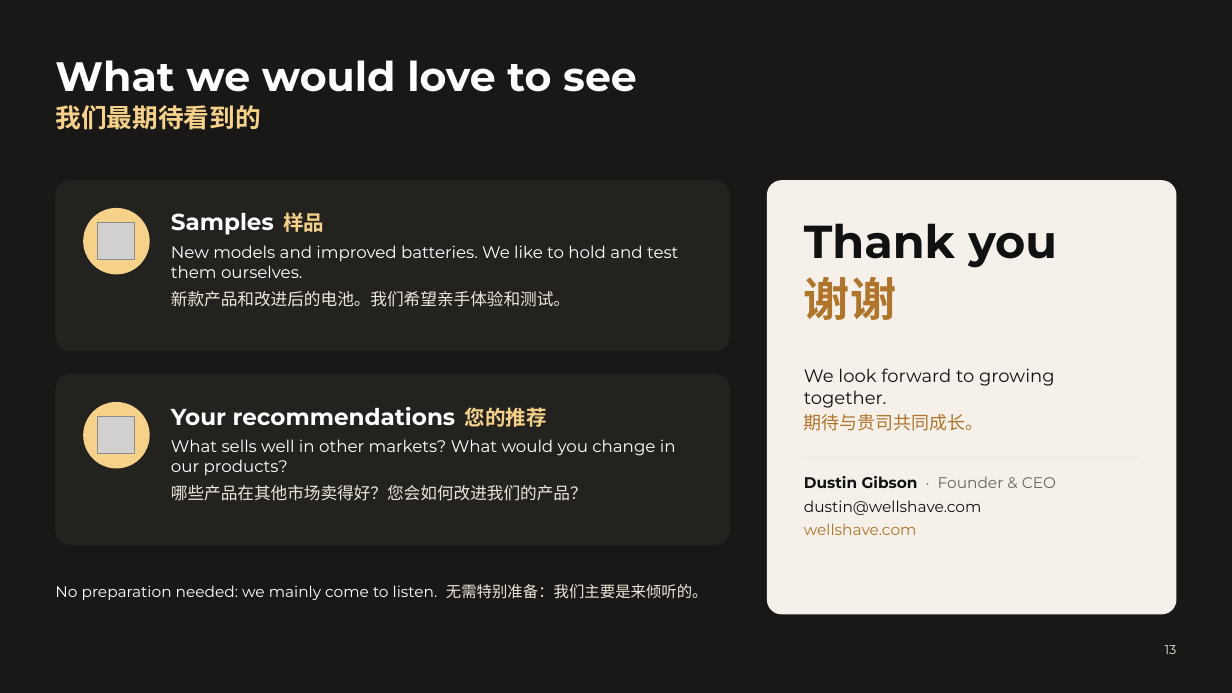
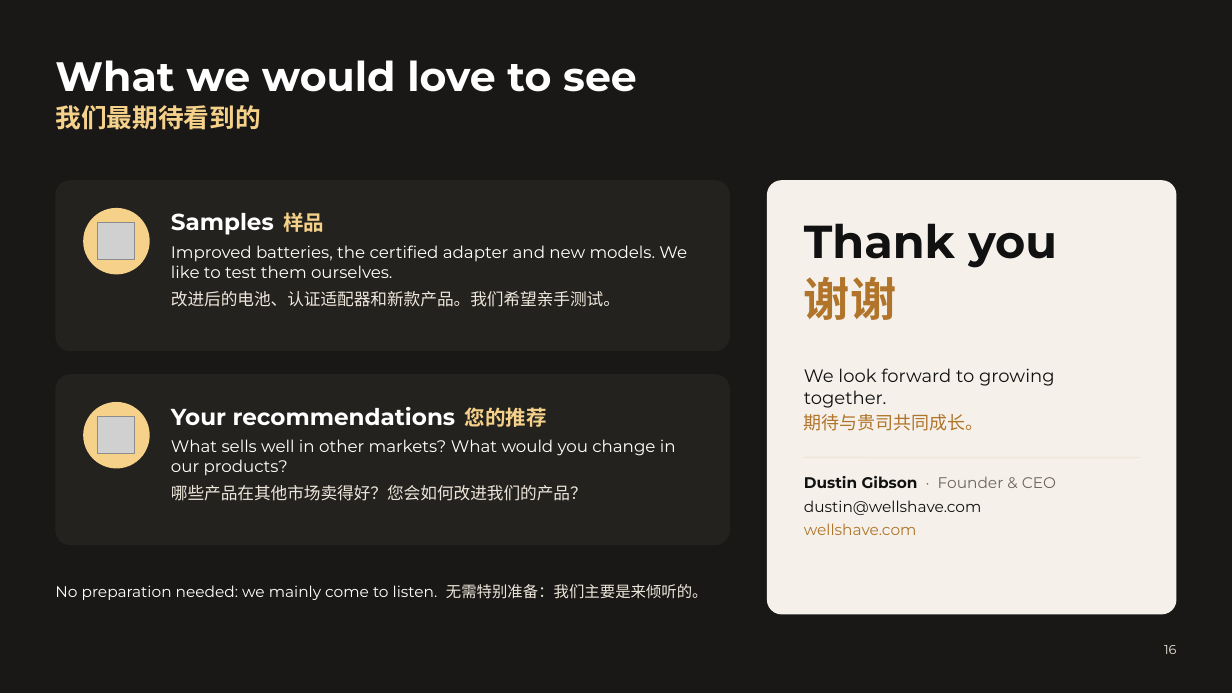
Before and after one commit to Wellshave/design, a slide deck: slide 16 of presentaties/fabrieksbezoek-china-2026/uitvoer/Wellshave_Factory_Visit_GlobalBestWay-Fanke.pptx (slide 13 before the commit). Drawn at 1232x693 pixels with LibreOffice and Linux fonts; fonts in the diff are those of the drawing; grey boxes stand for pictures; background and template pictures are left out. Boxes give left, top, right and bottom in pixels: in the first picture for what was removed or moved away, otherwise in the second. Text is boxed around its words. In the diff, an @@ line names an element or a change of style, - is before the commit and + after.

```diff
--- a/presentaties/fabrieksbezoek-china-2026/uitvoer/Wellshave_Factory_Visit_GlobalBestWay-Fanke.pptx
+++ b/presentaties/fabrieksbezoek-china-2026/uitvoer/Wellshave_Factory_Visit_GlobalBestWay-Fanke.pptx
@@ text at (171, 245, 687, 307): text changed @@
-New models and improved batteries. We like to hold and test them ourselves.
-新款产品和改进后的电池。我们希望亲手体验和测试。
+Improved batteries, the certified adapter and new models. We like to test them ourselves.
+改进后的电池、认证适配器和新款产品。我们希望亲手测试。
@@ page number at (1164, 645, 1176, 654): text changed @@
-13
+16
```
Also in this commit, not shown: 5 other slides changed, 3 slides added, 6 other files.
